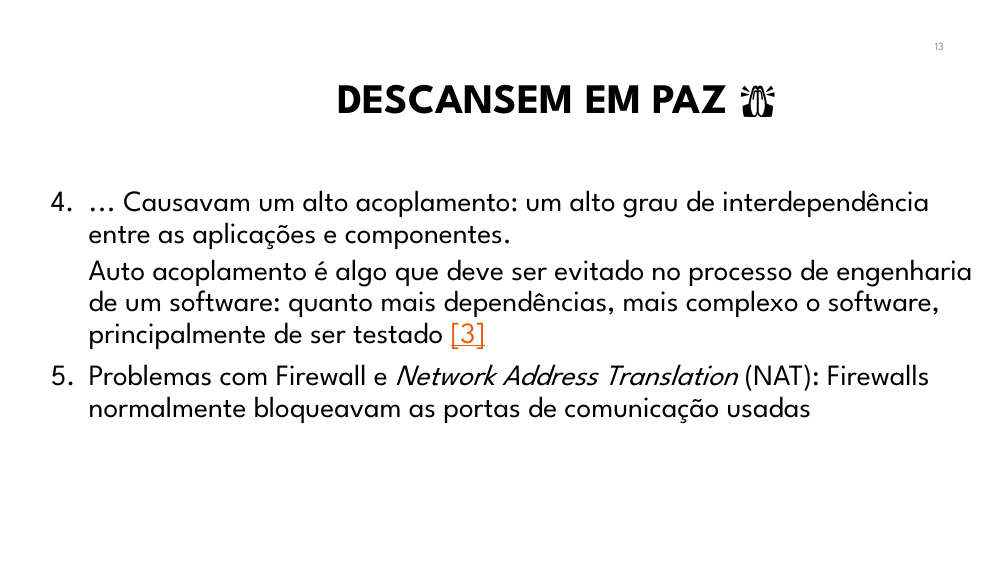
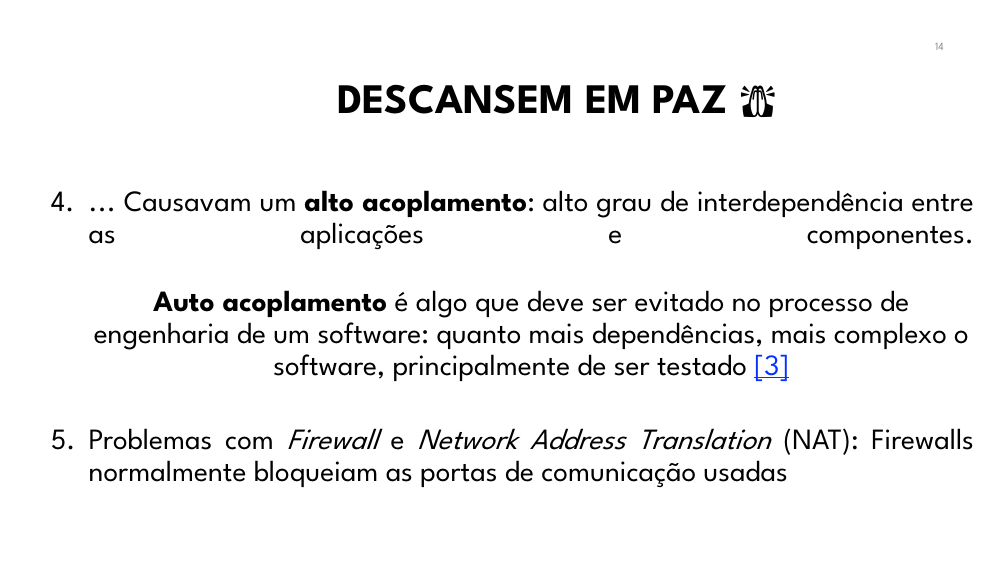
Before and after one commit to manoelcampos/sistemas-distribuidos, a slide deck: slide 14 of projects/08-webservices/webservices.pptx (slide 13 before the commit). Drawn at 1008x567 pixels with LibreOffice and Linux fonts; fonts in the diff are those of the drawing; background and template pictures are left out. Boxes give left, top, right and bottom in pixels: in the first picture for what was removed or moved away, otherwise in the second. Text is boxed around its words. In the diff, an @@ line names an element or a change of style, - is before the commit and + after.

```diff
--- a/projects/08-webservices/webservices.pptx
+++ b/projects/08-webservices/webservices.pptx
@@ page number at (x1=935, y1=43, x2=944, y2=50): text changed @@
-13
+14
@@ text at (x1=89, y1=190, x2=974, y2=250): text changed @@
-4. ... Causavam um alto acoplamento: um alto grau de interdependência entre as aplicações e componentes.
+4. ... Causavam um alto acoplamento: alto grau de interdependência entre as aplicações e componentes.
@@ text at (x1=94, y1=290, x2=969, y2=381): text colour #EA5A0C to #0432FF in "[3]"; bold on in "Auto acoplamento"; alignment left to centre @@
@@ text at (x1=89, y1=428, x2=974, y2=488): text changed @@
-5. Problemas com Firewall e Network Address Translation (NAT): Firewalls normalmente bloqueavam as portas de comunicação usadas
+5. Problemas com Firewall e Network Address Translation (NAT): Firewalls normalmente bloqueiam as portas de comunicação usadas
```
Also in this commit, not shown: 25 other slides changed, 5 slides added, 5 other files.
